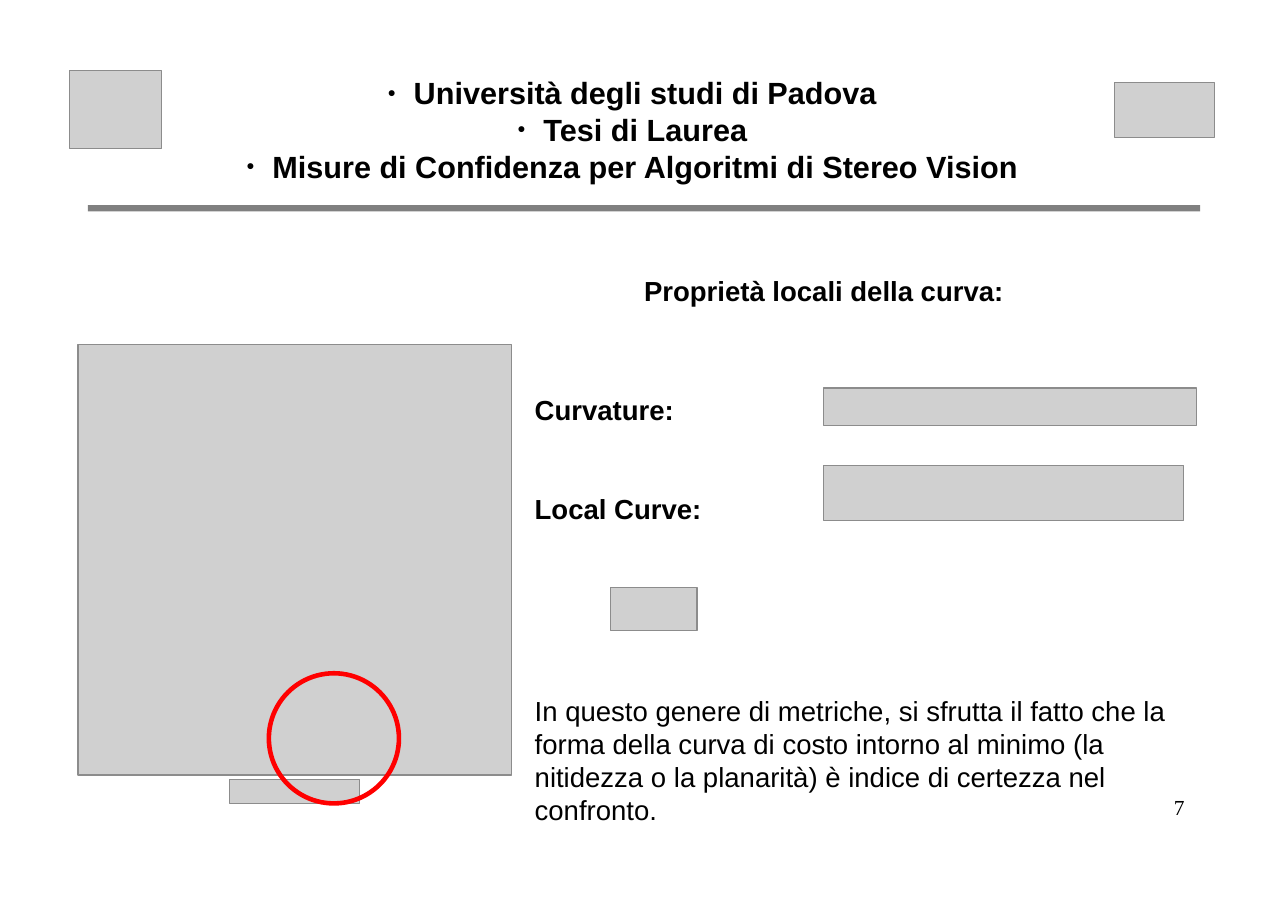
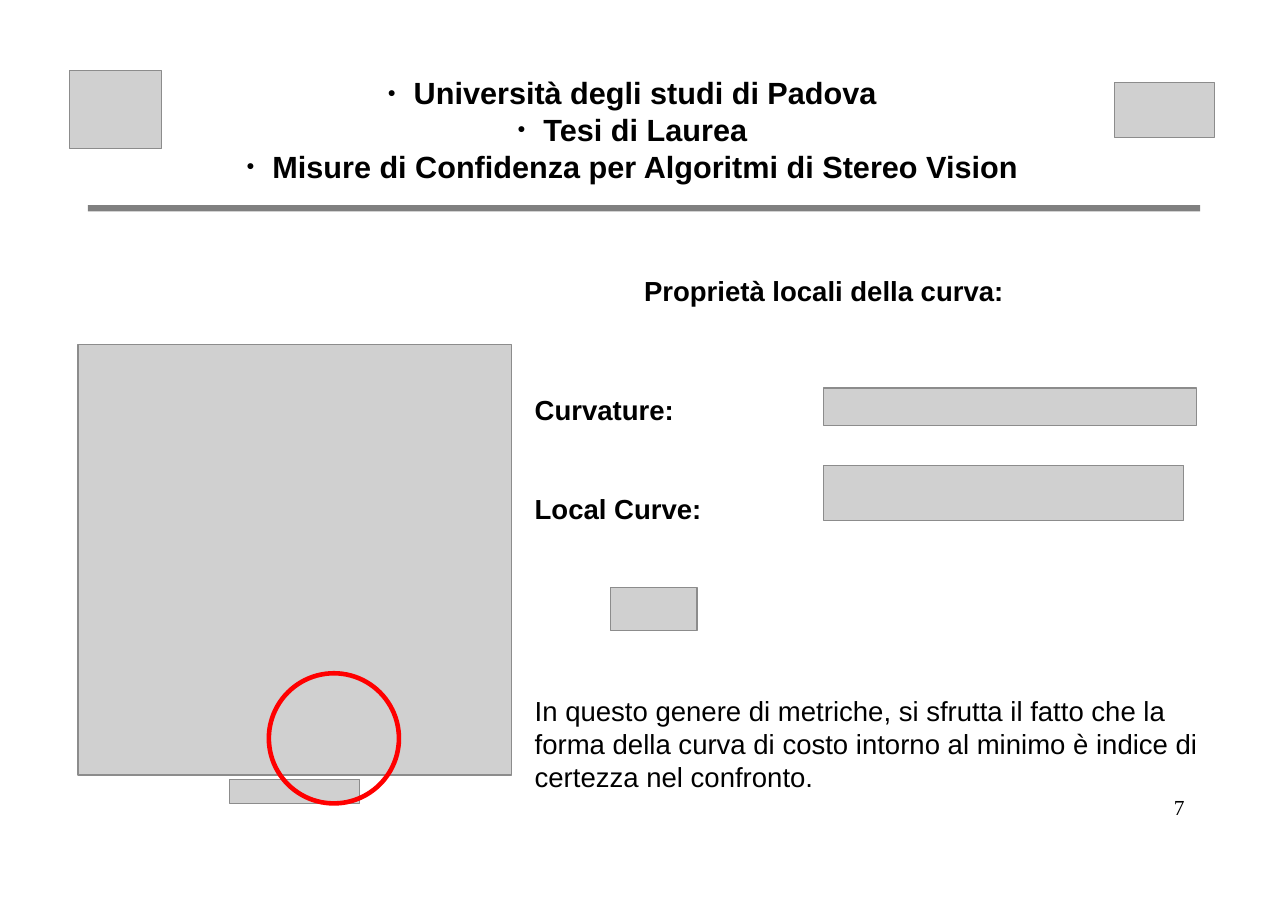
Before and after one commit to nicoladallago/Thesis, a slide deck: slide 7 of altro/presentazione.odp. Drawn at 1288x911 pixels with LibreOffice and Linux fonts; fonts in the diff are those of the drawing; grey boxes stand for pictures. Boxes give left, top, right and bottom in pixels: in the first picture for what was removed or moved away, otherwise in the second. Text is boxed around its words. In the diff, an @@ line names an element or a change of style, - is before the commit and + after.

```diff
--- a/altro/presentazione.odp
+++ b/altro/presentazione.odp
@@ text at bbox=[535, 701, 1197, 788]: text changed @@
-In questo genere di metriche, si sfrutta il fatto che la forma della curva di costo intorno al minimo (la nitidezza o la planarità) è indice di certezza nel confronto.
+In questo genere di metriche, si sfrutta il fatto che la forma della curva di costo intorno al minimo è indice di certezza nel confronto.
```
Also in this commit, not shown: 5 other slides changed, 1 other file.
